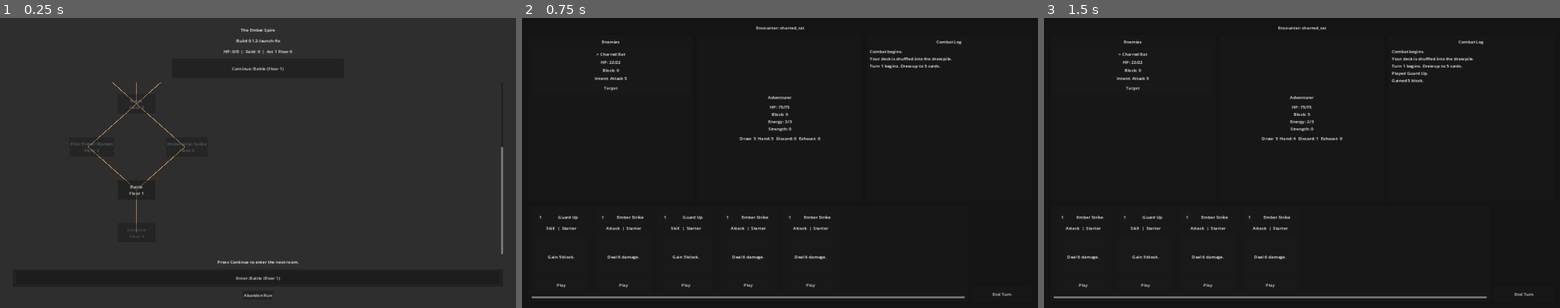
Above: before the commit, frames 1-3 (left to right).
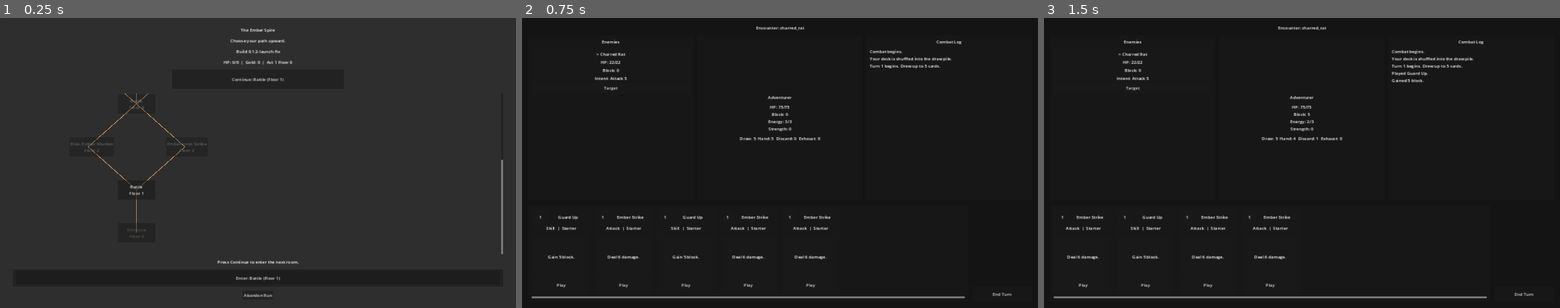
Above: after the commit, the same moments.

Repository: alexkemp8825-create/EMBER-ASCENT
Game: Godot game, scene res://scenes/map/MapScreen.tscn
The game is run twice, just before and just after one commit, with the same random seed, the same clock (stepped at 60 frames per second) and the same inputs. This scene is started directly instead of the project's main scene.
Inputs:
- Up to frame 1 (0.25 s): no input
- Up to frame 2 (0.75 s): click "Continue: Battle (Floor 1)" at 0.5 s
- Up to frame 3 (1.5 s): click "Play" at 1.25 s

The runs differ from the first frame. In frame 1, 0.5% of the frame differs, in the area x 21-98%, y 7-50%; in frame 2, nothing differs; in frame 3, nothing differs.

Commit message:
feat: add Tower Memory MVP with cosmetic run persistence
Introduce TowerMemoryManager autoload tracking runs, deaths, bosses,
room types, enemy defeats, and card plays in user://tower_memory.save.

Cosmetic hooks: main menu fallen climbs line, map subtitle by deaths,
combat tactic log on repeated cards, and Remembered enemy titles.

Co-authored-by: alexkemp8825-create <alexkemp8825-create@users.noreply.github.com>

Diff:
--- a/project.godot
+++ b/project.godot
@@ -17,6 +17,7 @@
 SaveManager="*res://scripts/core/SaveManager.gd"
 SceneLoader="*res://scripts/core/SceneLoader.gd"
 RNG="*res://scripts/core/RNG.gd"
+TowerMemoryManager="*res://scripts/core/TowerMemoryManager.gd"
 
 [display]
 
--- a/scenes/map/MapScreen.tscn
+++ b/scenes/map/MapScreen.tscn
@@ -27,6 +27,13 @@
 layout_mode = 2
 text = "The Ember Spire"
 horizontal_alignment = 1
+
+[node name="SubtitleLabel" type="Label" parent="MarginContainer/Content"]
+unique_name_in_owner = true
+layout_mode = 2
+text = "Choose your path upward."
+horizontal_alignment = 1
+autowrap_mode = 2
 
 [node name="VersionLabel" type="Label" parent="MarginContainer/Content"]
 unique_name_in_owner = true
--- a/scripts/combat/CombatManager.gd
+++ b/scripts/combat/CombatManager.gd
@@ -50,6 +50,8 @@
 var _enemy_database := EnemyDatabase.new()
 var _selected_enemy_index: int = 0
 var _temporary_strength: int = 0
+var _death_recorded := false
+var _recorded_defeated_enemies: Array[String] = []
 
 
 func _ready() -> void:
@@ -107,6 +109,10 @@
 	for enemy_id in enemy_ids:
 		var enemy := _enemy_database.create_enemy(enemy_id)
 		if enemy != null:
+			enemy.display_name = TowerMemoryManager.get_remembered_enemy_name(
+				enemy.enemy_id,
+				enemy.display_name
+			)
 			enemies.append(enemy)
 
 	return enemies
@@ -289,6 +295,9 @@
 
 	energy -= card_data.cost
 	_log("Played %s." % card_data.display_name)
+	var tactic_line := TowerMemoryManager.record_card_played(card_instance.card_id)
+	if tactic_line != "":
+		_log(tactic_line)
 	_resolve_card_effects(card_data, target_index)
 	_move_card_from_hand_to_discard(card_instance)
 
@@ -344,6 +353,7 @@
 
 	if not enemy.is_alive():
 		_log("%s is defeated." % enemy.display_name)
+		_record_enemy_defeat(enemy)
 		_selected_enemy_index = _get_first_living_enemy_index()
 
 
@@ -416,6 +426,7 @@
 
 		if not enemy.is_alive():
 			_log("%s is defeated." % enemy.display_name)
+			_record_enemy_defeat(enemy)
 
 	_selected_enemy_index = _get_first_living_enemy_index()
 
@@ -500,6 +511,9 @@
 
 
 func _handle_defeat() -> void:
+	if not _death_recorded:
+		_death_recorded = true
+		TowerMemoryManager.record_death()
 	_log("Defeat.")
 	end_turn_button.disabled = true
 	defeat_message_label.text = "Your embers fade in the tower's silence."
@@ -510,6 +524,14 @@
 	SaveManager.delete_save()
 	RunState.reset_run()
 	SceneLoader.change_to_main_menu()
+
+
+func _record_enemy_defeat(enemy: EnemyInstance) -> void:
+	if enemy.enemy_id == "" or _recorded_defeated_enemies.has(enemy.enemy_id):
+		return
+
+	_recorded_defeated_enemies.append(enemy.enemy_id)
+	TowerMemoryManager.record_enemy_defeated(enemy.enemy_id)
 
 
 func _get_player_display_name() -> String:
--- a/scripts/core/RunState.gd
+++ b/scripts/core/RunState.gd
@@ -145,14 +145,18 @@
 	if active_room_id == "":
 		return false
 
+	var room := get_tower_state().get_room(active_room_id)
 	var completed := get_tower_state().mark_room_completed(active_room_id)
 	if completed:
 		current_node_id = get_tower_state().current_room_id
-		current_floor = get_tower_state().get_room(active_room_id).floor
+		if room != null:
+			current_floor = room.floor
 
 	active_room_id = ""
 
 	if completed:
+		if room != null:
+			TowerMemoryManager.record_room_completed(room.room_type)
 		_persist_run_progress()
 
 	return completed
--- /dev/null
+++ b/scripts/core/TowerMemoryManager.gd
@@ -0,0 +1,168 @@
+extends Node
+
+const SAVE_PATH := "user://tower_memory.save"
+const SAVE_VERSION := 1
+const ENEMY_REMEMBERED_THRESHOLD := 3
+const CARD_TACTIC_THRESHOLD := 4
+const CARD_TACTIC_CHANCE := 0.35
+
+const TowerRoomDatabaseScript := preload("res://scripts/tower/TowerRoomDatabase.gd")
+
+var total_runs_started: int = 0
+var total_deaths: int = 0
+var bosses_defeated: int = 0
+var rooms_completed_by_type: Dictionary = {}
+var enemies_defeated: Dictionary = {}
+var cards_played_by_id: Dictionary = {}
+
+
+func _ready() -> void:
+	load_memory()
+
+
+func record_run_started() -> void:
+	total_runs_started += 1
+	save_memory()
+
+
+func record_death() -> void:
+	total_deaths += 1
+	save_memory()
+
+
+func record_room_completed(room_type: String) -> void:
+	var room_key := str(room_type)
+	if room_key == "":
+		return
+
+	rooms_completed_by_type[room_key] = int(rooms_completed_by_type.get(room_key, 0)) + 1
+
+	if room_key == TowerRoomDatabaseScript.ROOM_BOSS:
+		bosses_defeated += 1
+
+	save_memory()
+
+
+func record_enemy_defeated(enemy_id: String) -> void:
+	if enemy_id == "":
+		return
+
+	enemies_defeated[enemy_id] = int(enemies_defeated.get(enemy_id, 0)) + 1
+	save_memory()
+
+
+func record_card_played(card_id: String) -> String:
+	if card_id == "":
+		return ""
+
+	var play_count := int(cards_played_by_id.get(card_id, 0)) + 1
+	cards_played_by_id[card_id] = play_count
+	save_memory()
+
+	if play_count >= CARD_TACTIC_THRESHOLD and RNG.randf() <= CARD_TACTIC_CHANCE:
+		return "The tower remembers this tactic..."
+
+	return ""
+
+
+func get_fallen_climbs_line() -> String:
+	if total_deaths <= 0:
+		return ""
+
+	var climb_word := "climb" if total_deaths == 1 else "climbs"
+	return "The Tower remembers %d fallen %s." % [total_deaths, climb_word]
+
+
+func get_map_subtitle() -> String:
+	if total_deaths <= 0:
+		return "Choose your path upward."
+
+	if total_deaths < 3:
+		return "The stone still holds the warmth of your last failure."
+
+	return "Ash marks the walls where other climbers fell."
+
+
+func get_remembered_enemy_name(enemy_id: String, base_name: String) -> String:
+	if enemy_id == "" or base_name == "":
+		return base_name
+
+	if int(enemies_defeated.get(enemy_id, 0)) >= ENEMY_REMEMBERED_THRESHOLD:
+		return "%s, Remembered" % base_name
+
+	return base_name
+
+
+func get_enemy_defeat_count(enemy_id: String) -> int:
+	return int(enemies_defeated.get(enemy_id, 0))
+
+
+func clear_memory() -> void:
+	total_runs_started = 0
+	total_deaths = 0
+	bosses_defeated = 0
+	rooms_completed_by_type.clear()
+	enemies_defeated.clear()
+	cards_played_by_id.clear()
+	save_memory()
+
+
+func save_memory() -> bool:
+	var save_data := {
+		"save_version": SAVE_VERSION,
+		"total_runs_started": total_runs_started,
+		"total_deaths": total_deaths,
+		"bosses_defeated": bosses_defeated,
+		"rooms_completed_by_type": rooms_completed_by_type.duplicate(true),
+		"enemies_defeated": enemies_defeated.duplicate(true),
+		"cards_played_by_id": cards_played_by_id.duplicate(true),
+	}
+
+	var file := FileAccess.open(SAVE_PATH, FileAccess.WRITE)
+	if file == null:
+		push_error("Failed to open tower memory file for writing: %s" % SAVE_PATH)
+		return false
+
+	file.store_string(JSON.stringify(save_data, "\t"))
+	return true
+
+
+func load_memory() -> bool:
+	if not FileAccess.file_exists(SAVE_PATH):
+		return false
+
+	var file := FileAccess.open(SAVE_PATH, FileAccess.READ)
+	if file == null:
+		push_error("Failed to open tower memory file for reading: %s" % SAVE_PATH)
+		return false
+
+	var json := JSON.new()
+	if json.parse(file.get_as_text()) != OK:
+		push_error("Failed to parse tower memory file.")
+		return false
+
+	var save_data: Variant = json.data
+	if not save_data is Dictionary:
+		return false
+
+	if int(save_data.get("save_version", 0)) != SAVE_VERSION:
+		return false
+
+	total_runs_started = int(save_data.get("total_runs_started", 0))
+	total_deaths = int(save_data.get("total_deaths", 0))
+	bosses_defeated = int(save_data.get("bosses_defeated", 0))
+	rooms_completed_by_type = _deserialize_count_dict(save_data.get("rooms_completed_by_type", {}))
+	enemies_defeated = _deserialize_count_dict(save_data.get("enemies_defeated", {}))
+	cards_played_by_id = _deserialize_count_dict(save_data.get("cards_played_by_id", {}))
+	return true
+
+
+func _deserialize_count_dict(data: Variant) -> Dictionary:
+	var counts := {}
+	if not data is Dictionary:
+		return counts
+
+	for key in data:
+		counts[str(key)] = int(data[key])
+
+	return counts
--- a/scripts/map/MapScreen.gd
+++ b/scripts/map/MapScreen.gd
@@ -2,6 +2,7 @@
 
 const MapNavigatorScript := preload("res://scripts/map/MapNavigator.gd")
 
+@onready var subtitle_label: Label = %SubtitleLabel
 @onready var stats_label: Label = %StatsLabel
 @onready var status_label: Label = %StatusLabel
 @onready var version_label: Label = %VersionLabel
@@ -36,6 +37,7 @@
 
 	var tower_state := RunState.get_tower_state()
 	var current_room := tower_state.get_room(tower_state.current_room_id)
+	subtitle_label.text = TowerMemoryManager.get_map_subtitle()
 	stats_label.text = "HP: %d/%d  |  Gold: %d  |  Act %d Floor %d" % [
 		RunState.current_hp,
 		RunState.max_hp,
--- a/scripts/ui/ClassSelect.gd
+++ b/scripts/ui/ClassSelect.gd
@@ -60,6 +60,7 @@
 		return
 
 	RunState.reset_run()
+	TowerMemoryManager.record_run_started()
 	RunState.selected_class = class_id
 	RunState.max_hp = int(class_definition.get("max_hp", 0))
 	RunState.current_hp = RunState.max_hp
--- a/scripts/ui/EventScreen.gd
+++ b/scripts/ui/EventScreen.gd
@@ -60,6 +60,7 @@
 	continue_button.disabled = false
 
 	if RunState.current_hp <= 0:
+		TowerMemoryManager.record_death()
 		SaveManager.delete_save()
 		RunState.reset_run()
 		SceneLoader.change_to_main_menu()
--- a/scripts/ui/MainMenu.gd
+++ b/scripts/ui/MainMenu.gd
@@ -11,7 +11,11 @@
 func _ready() -> void:
 	var build_text := "Build %s" % GameState.VERSION
 	version_label.text = build_text
-	subtitle_label.text = "Climb the living volcanic tower.\n%s" % build_text
+	var subtitle := "Climb the living volcanic tower.\n%s" % build_text
+	var memory_line := TowerMemoryManager.get_fallen_climbs_line()
+	if memory_line != "":
+		subtitle += "\n%s" % memory_line
+	subtitle_label.text = subtitle
 	status_label.text = _get_launch_hint()
 	new_run_button.pressed.connect(_on_new_run_pressed)
 	continue_button.pressed.connect(_on_continue_pressed)
